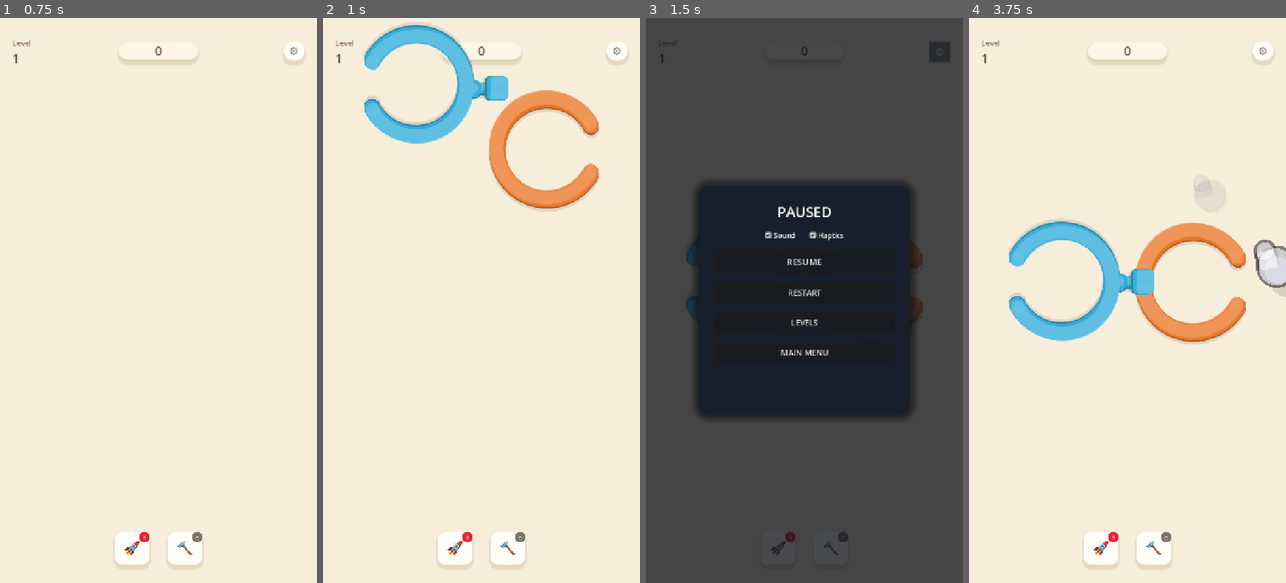
Above: before the commit, frames 1-4 (left to right).
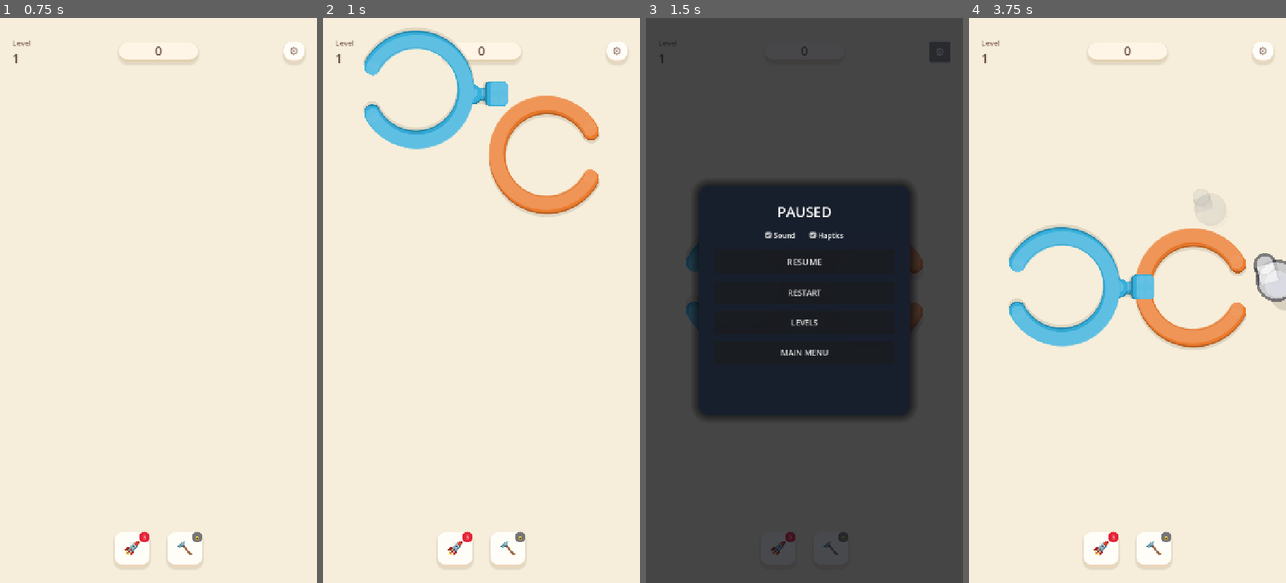
Above: after the commit, the same moments.

Repository: Rushabh9033/RotateRings
Game: Godot game, scene res://scenes/Main.tscn
The game is run twice, just before and just after one commit, with the same random seed, the same clock (stepped at 60 frames per second) and the same inputs.
Inputs:
- Up to frame 1 (0.75 s): click "PLAY" at 0.5 s
- Up to frame 2 (1 s): no input
- Up to frame 3 (1.5 s): click "⚙" at 1.25 s
- Up to frame 4 (3.75 s): click "RESTART" at 2 s; click "🚀" at 2.75 s; click "🔨" at 3.5 s

Frame 1 is identical in both runs. In frame 2, 4.1% of the frame differs, in the area x 13-87%, y 1-35%; in frame 3, 0.2%; in frame 4, 5.0%, in the area x 12-100%, y 28-59%.

Commit message:
fix(ui): revert broken dynamic safe area calculation
Control node sizes are not resolved immediately on level load, resulting in 0,0 sizes and causing the safe area center to become negative. Reverted to hardcoded visual safe margins (200 top, 260 bottom) to properly center puzzles.

Diff:
--- a/scenes/gameplay/GameplayScreen.gd
+++ b/scenes/gameplay/GameplayScreen.gd
@@ -95,11 +95,8 @@
 
 	# Calculate safe area dynamically based on UI nodes
 	var viewport_size = get_viewport_rect().size
-	var top_hud = $SafeArea/TopHUD
-	var bottom_hud = $SafeArea/BottomHUD
-
-	var safe_margin_top = top_hud.size.y + top_hud.position.y + 40.0 if is_instance_valid(top_hud) else 180.0
-	var safe_margin_bottom = bottom_hud.size.y + (viewport_size.y - bottom_hud.global_position.y) + 40.0 if is_instance_valid(bottom_hud) else 220.0
+	var safe_margin_top = 200.0
+	var safe_margin_bottom = 260.0
 	var safe_margin_x = 40.0
 
 	var safe_width = viewport_size.x - (safe_margin_x * 2.0)
